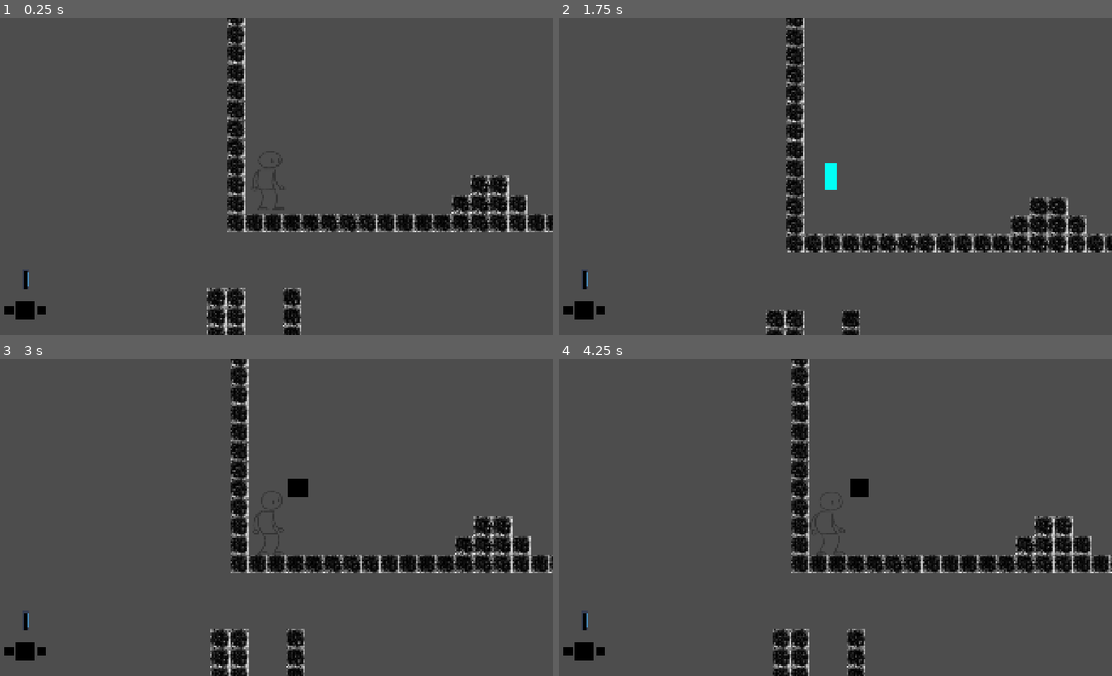
Above: before the commit, frames 1-4 (two rows, left to right).
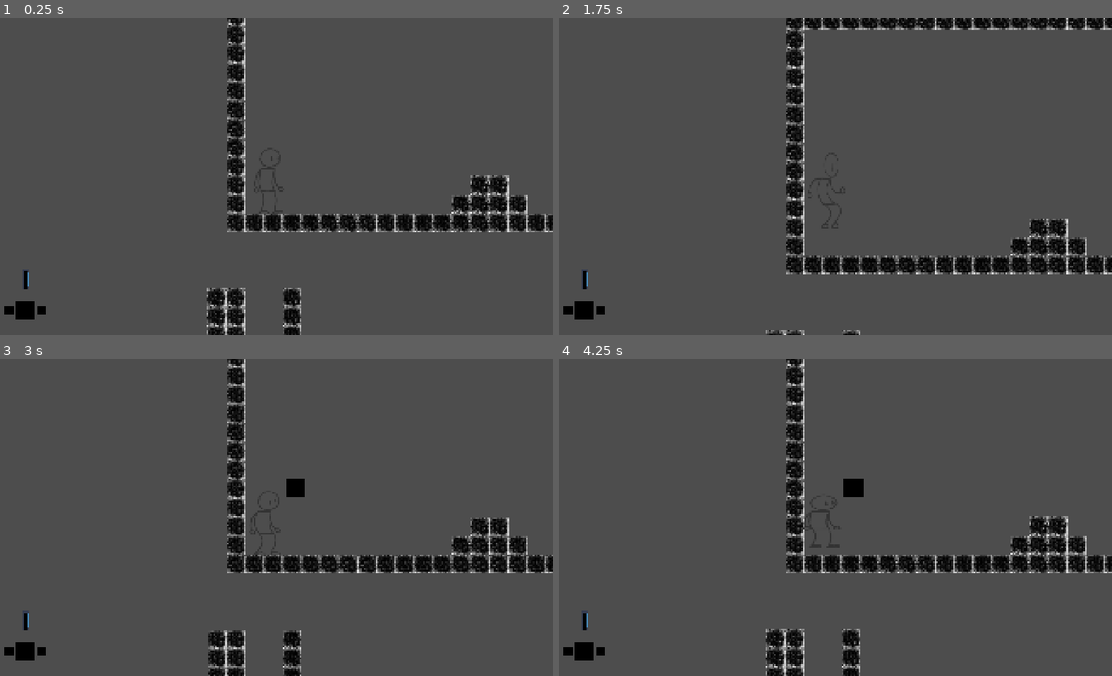
Above: after the commit, the same moments.

Repository: YhagoTomasini/Exlabers_Felpojam_026
Game: Godot game, scene res://Cenas/sala_de_testes.tscn
The game is run twice, just before and just after one commit, with the same random seed, the same clock (stepped at 60 frames per second) and the same inputs. The engine's default icon, where the game draws it, is replaced by a stand-in: a white triangle on a blue panel in a dark square.
Inputs (mouse positions are in pixels of both pictures, inside the frame that each line leads up to):
- Up to frame 1 (0.25 s): no input
- Up to frame 2 (1.75 s): move the mouse to (951, 160) at 0.52 s; hold E (UI_move_right) from 0.53 s (still down); click (951, 160) at 0.6 s; tap Up (ui_up) at 0.77, 1.52 s; move the mouse to (719, 192) at 1.27 s; click (719, 192) at 1.35 s
- Up to frame 3 (3 s): move the mouse to (326, 447) at 2.02 s; release E (UI_move_right) at 2.03 s; hold Q (UI_move_left) 2.03-2.78 s; hold Right mouse button (clickRight) 2.03-2.78 s; click (326, 447) at 2.3 s; move the mouse to (243, 580) at 2.77 s; hold E (UI_move_right) from 2.78 s (still down); click (243, 580) at 2.85 s
- Up to frame 4 (4.25 s): keep holding E (UI_move_right); tap Up (ui_up) at 3.02, 3.77 s; move the mouse to (1001, 565) at 3.52 s; click (1001, 565) at 3.6 s

The runs differ from the first frame. In frame 1, 0.1% of the frame differs, in the area x 45-52%, y 43-62%; in frame 2, 10%, in the area x 37-100%, y 0-100%; in frame 3, 4.9%; in frame 4, 5.8%.

Commit message:
Carimbada shake + mudança no shake + atualizações na camera

Diff:
--- a/felpojams-dos-exlabers/Cenas/sala_de_testes.tscn
+++ b/felpojams-dos-exlabers/Cenas/sala_de_testes.tscn
@@ -79,10 +79,11 @@
 [node name="TesteCommit" type="Node2D" parent="."]
 
 [node name="Morte" parent="." instance=ExtResource("7_ea0tj")]
-position = Vector2(1264, 1016)
+position = Vector2(1279.9999, 776)
+scale = Vector2(5.839998, 1)
 
 [node name="pressure_plate" parent="." node_paths=PackedStringArray("alvo_porta") instance=ExtResource("8_o0ncy")]
-position = Vector2(1568, 920)
+position = Vector2(1568, 912.00006)
 alvo_porta = NodePath("../porta")
 
 [node name="porta" parent="." instance=ExtResource("10_eorjc")]
--- a/felpojams-dos-exlabers/Codigos/camera.gd
+++ b/felpojams-dos-exlabers/Codigos/camera.gd
@@ -1,13 +1,13 @@
 extends Camera2D
 
-@export var shake_strength: float = 20.0
-@export var shake_fade: float = 10.0
+#@export var shake_strength: float = 20.0
+@export var shake_fade: float = 2.0
 @export var shaking: bool = false
 
 var rng = RandomNumberGenerator.new()
 var _shake_strength: float = 0.0
 
-func shake():
+func shake(shake_strength):
 	_shake_strength = shake_strength
 
 func _process(delta):
--- a/felpojams-dos-exlabers/Codigos/carimbo.gd
+++ b/felpojams-dos-exlabers/Codigos/carimbo.gd
@@ -19,6 +19,8 @@
 @export var rangeMH : int = 128
 
 @export var aud : AudioStreamPlayer2D
+
+@onready var camera: Camera2D = %camera
 
 func _ready() -> void:
 	pass
@@ -51,7 +53,7 @@
 
 		#instancia a marca dependendo da com atual, uma global que é alterada pelo codigo ui_tintas
 		var marcaInstanciada
-
+		camera.shake(5)
 		if Globals.corAtual == 0:
 			marcaInstanciada = cenaMarcaK.instantiate()
 
--- a/felpojams-dos-exlabers/Codigos/personagem_principal.gd
+++ b/felpojams-dos-exlabers/Codigos/personagem_principal.gd
@@ -144,7 +144,7 @@
 	anim.visible = false
 	set_physics_process(false)
 	particulas_morte.emitting = true
-	camera.shake()
+	camera.shake(20)
 	await get_tree().create_timer(1).timeout
 	Globals.refil_de_tinta()
 	get_tree().call_deferred("reload_current_scene")
--- a/felpojams-dos-exlabers/Prefabs/camera.tscn
+++ b/felpojams-dos-exlabers/Prefabs/camera.tscn
@@ -3,4 +3,8 @@
 [ext_resource type="Script" uid="uid://bubqcd6lqkkm0" path="res://Codigos/camera.gd" id="1_lits1"]
 
 [node name="camera" type="Camera2D"]
+limit_smoothed = true
+drag_horizontal_enabled = true
+editor_draw_limits = true
+editor_draw_drag_margin = true
 script = ExtResource("1_lits1")
--- a/felpojams-dos-exlabers/Prefabs/personagem_principal.tscn
+++ b/felpojams-dos-exlabers/Prefabs/personagem_principal.tscn
@@ -1,8 +1,8 @@
-[gd_scene load_steps=31 format=3 uid="uid://crihralf2ygsv"]
+[gd_scene load_steps=33 format=3 uid="uid://crihralf2ygsv"]
 
 [ext_resource type="Script" uid="uid://ook85e8o0y3q" path="res://Codigos/personagem_principal.gd" id="1_liew2"]
 [ext_resource type="Texture2D" uid="uid://dl22duynavmlg" path="res://Imagens/player/player_idle.png" id="2_76unu"]
-[ext_resource type="Texture2D" uid="uid://eogfkidclgro" path="res://Imagens/cianoUI.png" id="3_76unu"]
+[ext_resource type="Texture2D" uid="uid://cavphklnfbmdg" path="res://Imagens/player/jumping.png" id="4_2g78t"]
 [ext_resource type="Texture2D" uid="uid://djmfly7rd8ru6" path="res://Imagens/magentaUI.png" id="4_68mg3"]
 [ext_resource type="Texture2D" uid="uid://c1oysdaaphsq4" path="res://Imagens/amareloUI.png" id="5_2g78t"]
 [ext_resource type="Texture2D" uid="uid://3wrt7u4nvg2u" path="res://Imagens/player/player_correndo.png" id="5_68mg3"]
@@ -32,12 +32,20 @@
 region = Rect2(512, 256, 256, 256)
 
 [sub_resource type="AtlasTexture" id="AtlasTexture_5tiqp"]
-atlas = ExtResource("3_76unu")
-region = Rect2(0, 0, 64, 64)
-
-[sub_resource type="AtlasTexture" id="AtlasTexture_76unu"]
-atlas = ExtResource("3_76unu")
-region = Rect2(0, 0, 64, 64)
+atlas = ExtResource("4_2g78t")
+region = Rect2(0, 0, 256, 256)
+
+[sub_resource type="AtlasTexture" id="AtlasTexture_vjkxk"]
+atlas = ExtResource("4_2g78t")
+region = Rect2(256, 0, 256, 256)
+
+[sub_resource type="AtlasTexture" id="AtlasTexture_rciie"]
+atlas = ExtResource("4_2g78t")
+region = Rect2(0, 256, 256, 256)
+
+[sub_resource type="AtlasTexture" id="AtlasTexture_rx1wt"]
+atlas = ExtResource("4_2g78t")
+region = Rect2(256, 256, 256, 256)
 
 [sub_resource type="AtlasTexture" id="AtlasTexture_js6sr"]
 atlas = ExtResource("4_68mg3")
@@ -129,11 +137,17 @@
 "texture": SubResource("AtlasTexture_5tiqp")
 }, {
 "duration": 1.0,
-"texture": SubResource("AtlasTexture_76unu")
-}],
-"loop": true,
+"texture": SubResource("AtlasTexture_vjkxk")
+}, {
+"duration": 1.0,
+"texture": SubResource("AtlasTexture_rciie")
+}, {
+"duration": 1.0,
+"texture": SubResource("AtlasTexture_rx1wt")
+}],
+"loop": false,
 "name": &"Jump",
-"speed": 5.0
+"speed": 8.0
 }, {
 "frames": [{
 "duration": 1.0,
@@ -200,11 +214,12 @@
 collision_layer = 9
 collision_mask = 3
 script = ExtResource("1_liew2")
+jump_heigh = 256
 
 [node name="anim" type="AnimatedSprite2D" parent="."]
 position = Vector2(3, 0)
 sprite_frames = SubResource("SpriteFrames_7kss6")
-animation = &"Falling"
+animation = &"Idle"
 autoplay = "Idle"
 
 [node name="CollisionShape2D" type="CollisionShape2D" parent="."]
